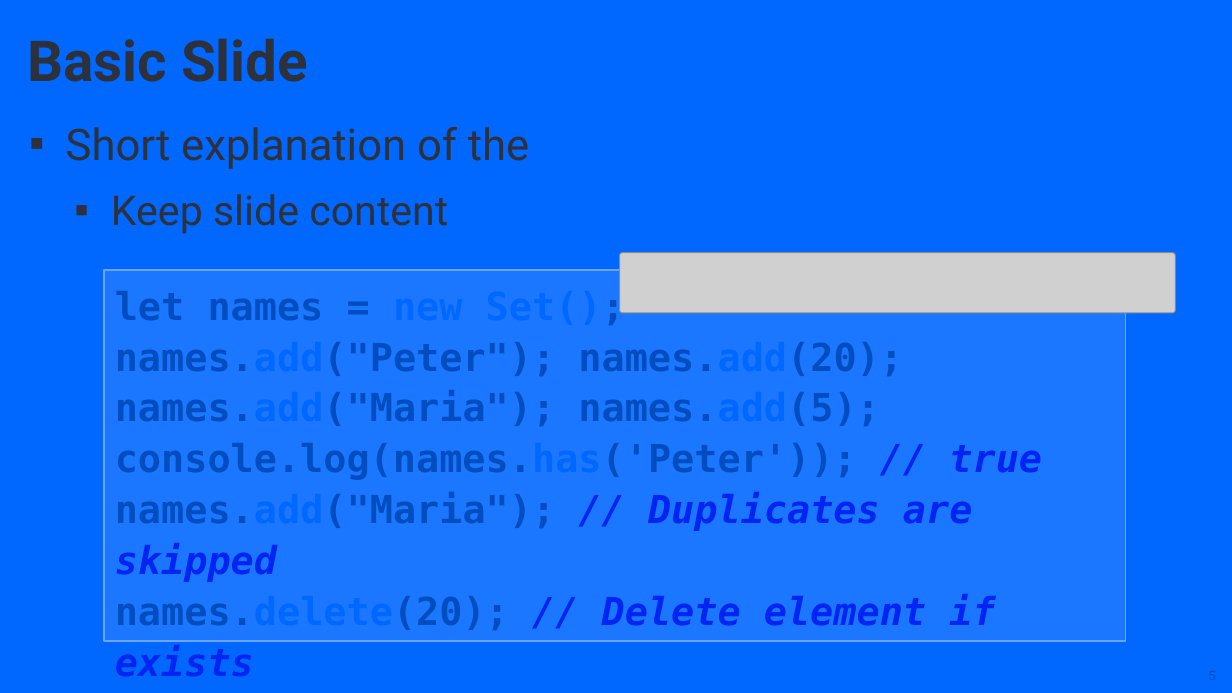
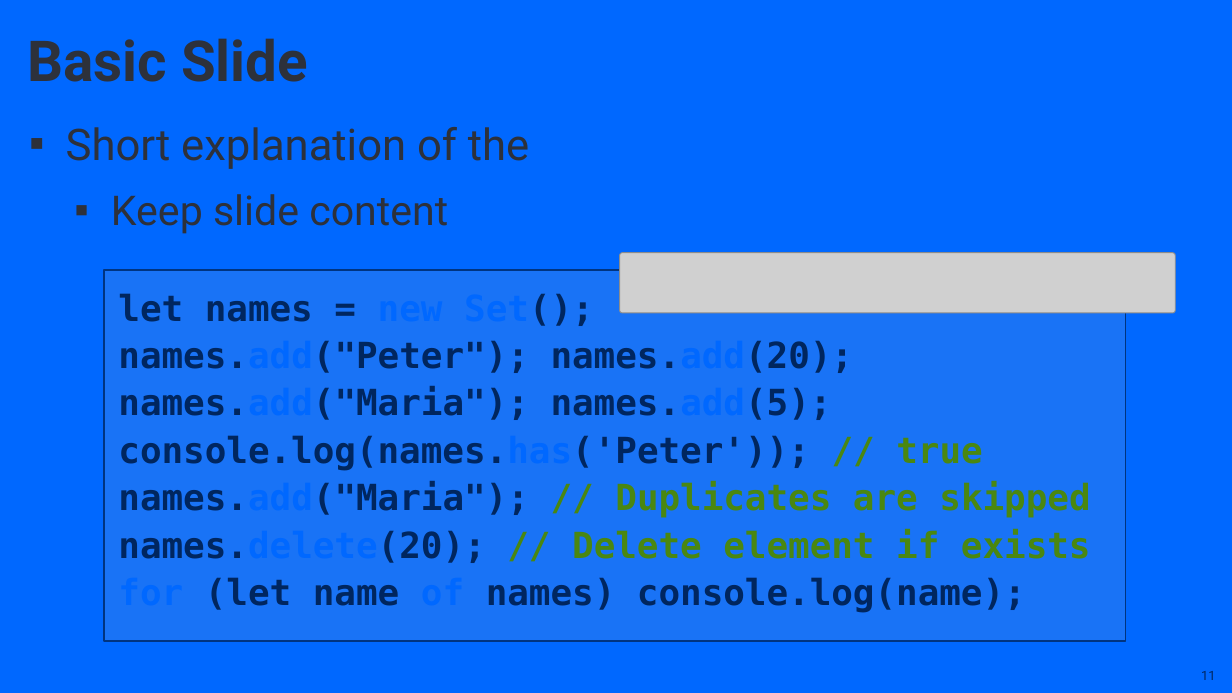
Before and after one commit to SoftUni/SoftUni-Course-Converter, a slide deck: slide 11 of Document-Templates/SoftUni-BUDITEL-PowerPoint-Template-EN-Apr-2024.pptx (slide 5 before the commit). Drawn at 1232x693 pixels with LibreOffice and Linux fonts; fonts in the diff are those of the drawing; grey boxes stand for pictures; background and template pictures are left out. Boxes give left, top, right and bottom in pixels: in the first picture for what was removed or moved away, otherwise in the second. Text is boxed around its words. In the diff, an @@ line names an element or a change of style, - is before the commit and + after.

```diff
--- a/Document-Templates/SoftUni-BUDITEL-PowerPoint-Template-EN-Apr-2024.pptx
+++ b/Document-Templates/SoftUni-BUDITEL-PowerPoint-Template-EN-Apr-2024.pptx
@@ rectangle "let names = new Set();" at <box>104,270,1125,641</box>: size 30 to 28 pt; text colour #004DBF to #00265F in "let names = Set();", "names.add("Peter"); names.add(20);", "names.add("Maria"); names.add(5);", "console.log(names.has('Peter'));" and 3 more places; text colour #0068FF to #00265F in "Set();"; text colour #0024F2 to #4A8711, italic off in "// true", "// Duplicates are skipped", "// Delete element if exists"; fill #B6D2FF at 15% opacity to #ADB4C3 at 15% opacity; outline #6DA4FF 1 pt to #003480 1 pt @@
@@ page number at <box>1201,671,1215,680</box>: text changed; text colour #004DBF to #00265F @@
-5
+11
```
Also in this commit, not shown: 12 other slides changed, 1 slide added, 1 slide removed, 1 other file.
